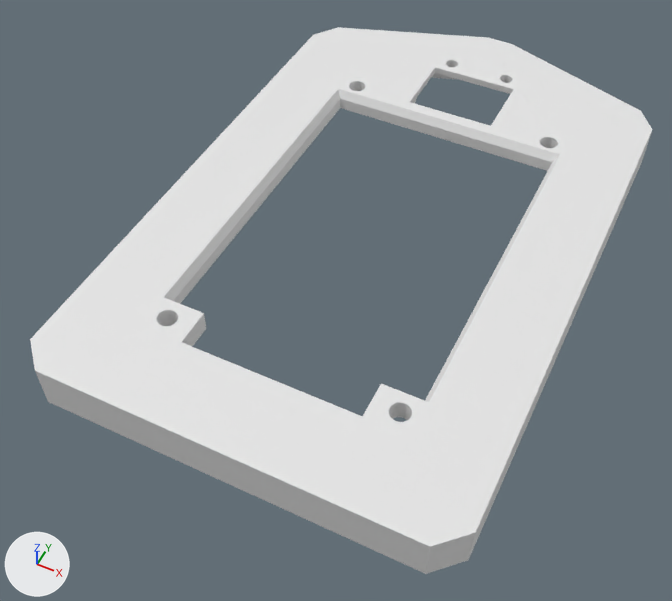
A saved change to the Blender file hardware/blender/orient-beetle.blend.
One viewpoint serves both versions: a 50 mm camera at (45.3, -105.3, 112.9) aimed at (-3.3, -8.1, -8.6). Every picture has the same lights, and +X, +Y and +Z are marked at lower left. The first picture is the older version.

Names of what the first picture shows: 'holder'.
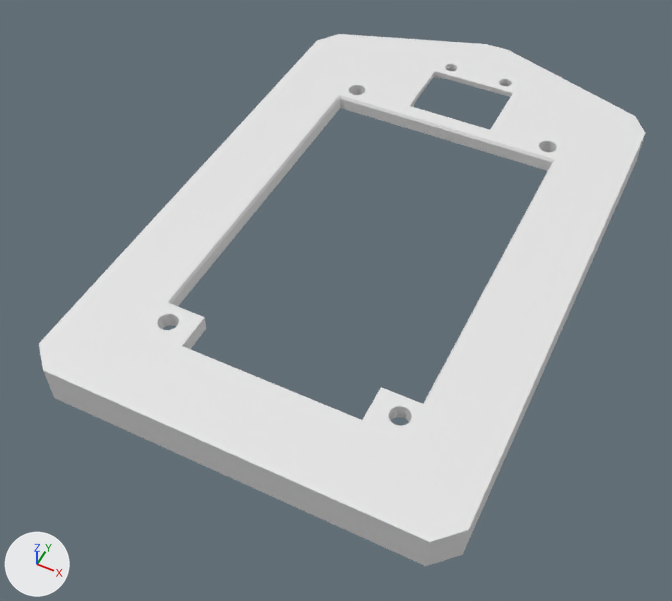
ob_sensor_pcb_scaled_001 is not drawn itself; it is used by a modifier of ob_holder.

Boxes (x1, y1, x2, y2) around the edits, measured in the pictures (672 x 601 px):
'holder', reshaped, modifiers changed
    before: (30, 27, 652, 574)
    after: (39, 34, 645, 566)

Diff of the bpy script that builds the scene:
```diff
--- a/hardware/blender/orient-beetle.blend.py
+++ b/hardware/blender/orient-beetle.blend.py
@@ ob_sensor_pcb_scaled_001 @@
 ob_sensor_pcb_scaled_001 = bpy.data.objects.new('sensor-pcb-scaled.001', me_cube_022)
-ob_sensor_pcb_scaled_001.location = (0.00252, 42.39, -7.001)
+ob_sensor_pcb_scaled_001.location = (0.00252, 42.39, -7.671)
 ob_sensor_pcb_scaled_001.rotation_euler = (0.0, 0.0, 3.142)  # degrees (0, 0, 180)
@@ ob_holder @@
 _m = ob_holder.modifiers.new('Solidify', 'SOLIDIFY')
-_m.thickness = 4.0
+_m.thickness = 3.0
 _m.thickness_vertex_group = 1.0
```
